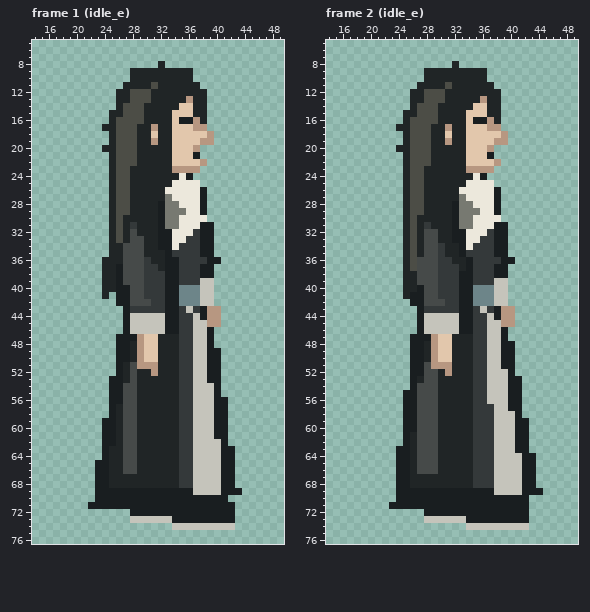
Pixel-art file: assets/character/swordsman.aseprite. Above is the file before it was changed.
64x80 pixels, 256 frames. Colours within 5 levels of each other are drawn and written as one. Shown: frame 1 (idle_e): x 14..49, y 5..76; frame 2 (idle_e): x 14..49, y 5..76. The commit also changed other frames, which this record leaves out.
Once edited:
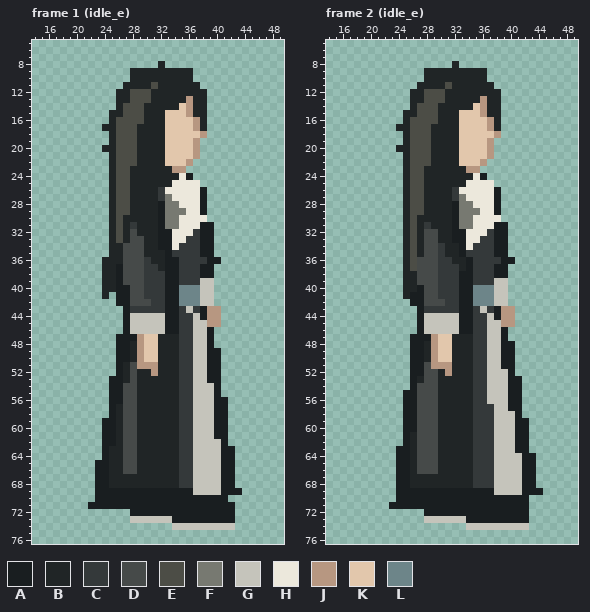
Palette (. is transparent): A #191e20  B #202526  C #34393a  D #464a49  E #4c4d46  F #777971  G #c5c4bb  H #ece8dc  J #b79781  K #e2c7ac  L #6d8589
The edit:
--- frame 1 (idle_e), layer "Hair and face"
@@ x 29..41 @@
 13 EEBBBBBJBB...
-14 EBBBBBKKBB...
-15 EBBBBKKKBB...
-16 EBBBBKAAJB...
-17 BBJBBKKKJJ...
-18 BBKBBKKKKKJ..
-19 BBJBBKKKKJJ..
-20 BBBBBKKKJ....
-21 BBBBBKKKA....
-22 BBBBBKKKKJ...
-23 BBBBBJJJJ....
+14 EBBBBBKJBB...
+15 EBBBKKKJBB...
+16 EBBBKKKKJB...
+17 BBBBKKKKJB...
+18 BBBBKKKKKJ...
+19 BBBBKKKKJ....
+20 BBBBKKKKJ....
+21 BBBBKKKKJ....
+22 BBBBKKKJ.....
+23 BBBBBJJ......
 24 BBBBBBHA.....
 25 BBBBBHHHH....
-26 BBBBHHHHHA...
-27 BBBBFHHHHA...
+26 BBBCHHHHHA...
+27 BBBCFHHHHA...
 28 BBBAFFHHHA...
--- frame 2 (idle_e), layer "Hair and face": the same change as frame 1 (idle_e)
Changed places in both pictures, as pixel boxes (x1, y1, x2, y2):
changed: (151, 103, 214, 201)
changed: (445, 103, 508, 201)
